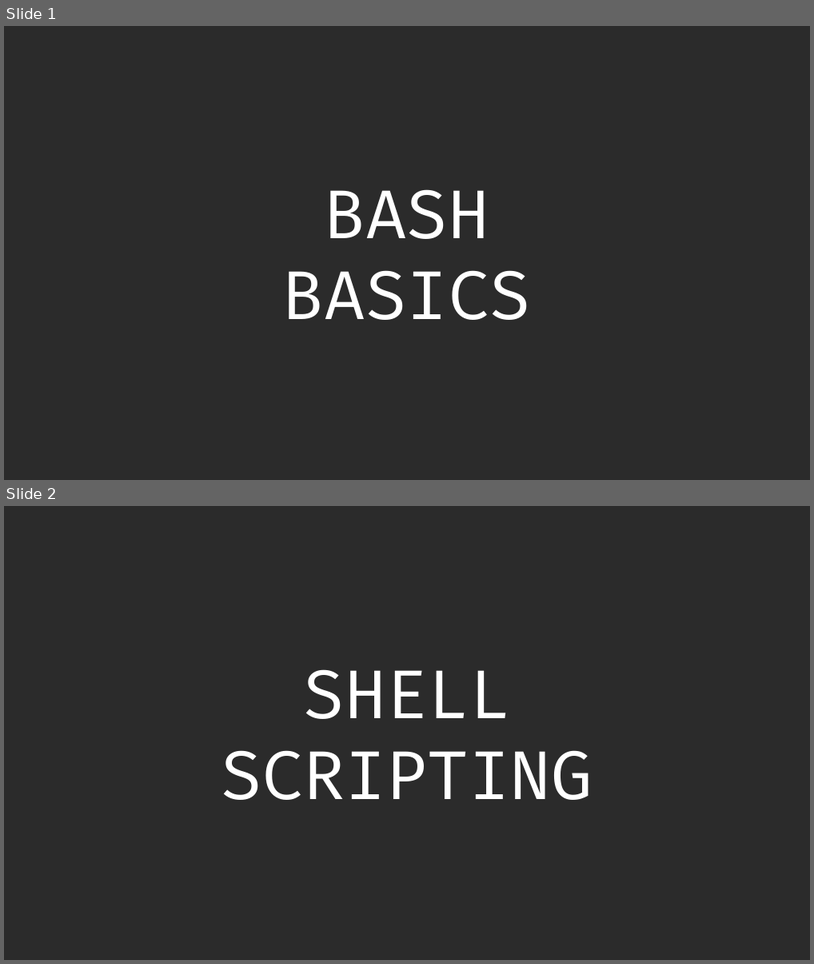
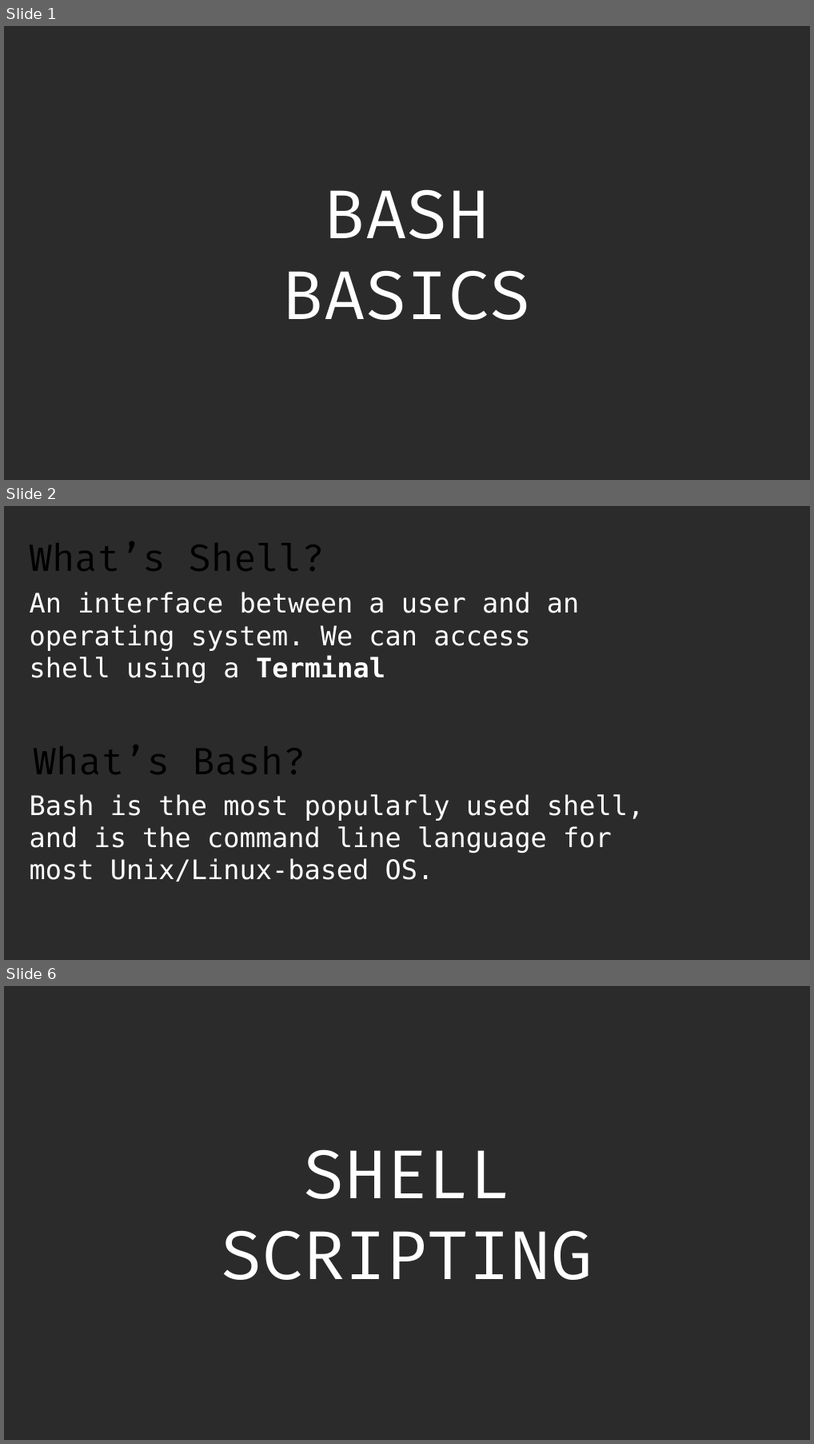
Before and after one commit to harshit-jain52/KOSS_Teaching_Task, a slide deck: Generating Report from CSV file using Shell Scripting.pptx. Shown one above the other, each under a label of ours: slides 1 and 2 before the commit, slides 1, 2 and 6 after it; the slides between them are not shown. The pictures are 814x964 and 814x1444 pixels, drawn with LibreOffice and Linux fonts; fonts in the diff are those of the drawing; background and template pictures are left out; a plain dark background stands for a picture behind light text. Boxes give left, top, right and bottom in pixels: in the first picture for what was removed or moved away, otherwise in the second. Text is boxed around its words. In the diff, an @@ line names an element or a change of style, - is before the commit and + after.

Commit message:
User report in progress

```diff
--- a/Generating Report from CSV file using Shell Scripting.pptx
+++ b/Generating Report from CSV file using Shell Scripting.pptx
@@ slide 2 added at <box>4,506,810,960</box>, background picture (left out) @@
@@ text added at <box>30,541,325,571</box>, 44 pt, text #000000 @@
+What’s Shell?
@@ text added at <box>30,592,579,683</box>, 32 pt, text #FFFFFF @@
+An interface between a user and an operating system. We can access shell using a Terminal
@@ text added at <box>34,744,306,774</box>, 44 pt, text #000000 @@
+What’s Bash?
@@ text added at <box>30,794,644,881</box>, 32 pt, text #FFFFFF @@
+Bash is the most popularly used shell, and is the command line language for most Unix/Linux-based OS.
@@ what was slide 2 is now slide 6 @@
```
Also in this commit, not shown: 16 other slides added, 5 slides removed, 13 other files.
